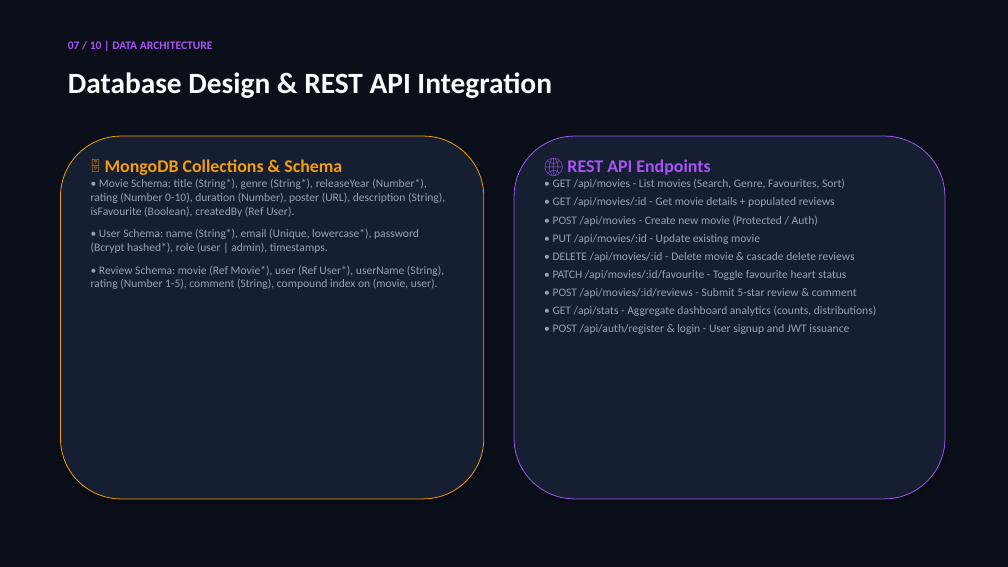
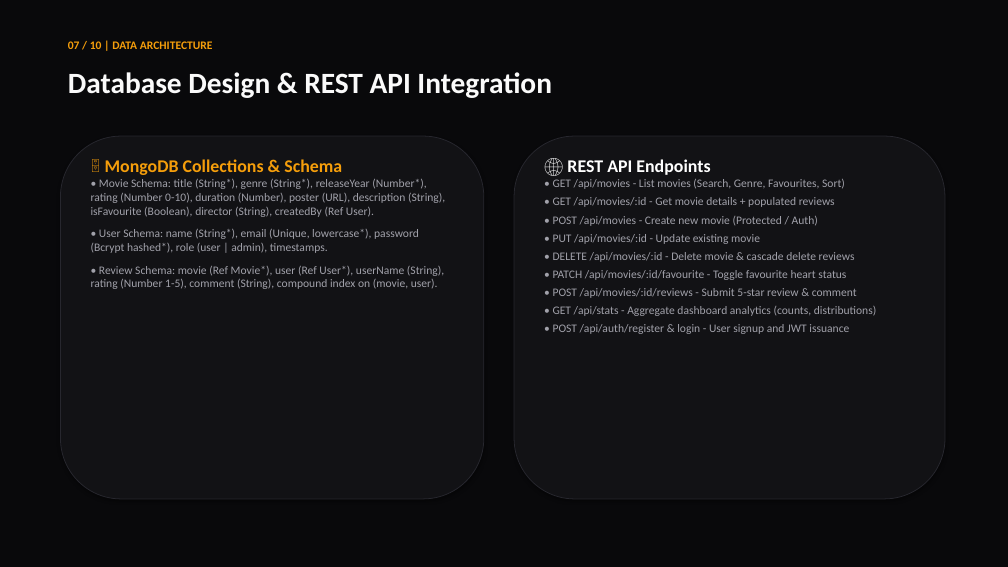
Before and after one commit to Samarth-Varma-M/cineverse-mern-project, a slide deck: slide 7 of presentation/CineVerse_MERN_Project_Presentation.pptx. Drawn at 1008x567 pixels with LibreOffice and Linux fonts; fonts in the diff are those of the drawing. Boxes give left, top, right and bottom in pixels: in the first picture for what was removed or moved away, otherwise in the second. Text is boxed around its words. In the diff, an @@ line names an element or a change of style, - is before the commit and + after.

Commit message:
feat: overhaul UI to sleek matte black, expand catalog to 36+ movies, add debounced search, clean clutter

```diff
--- a/presentation/CineVerse_MERN_Project_Presentation.pptx
+++ b/presentation/CineVerse_MERN_Project_Presentation.pptx
@@ rectangle at <box>0,0,1008,567</box>: fill #0B0F19 to #09090B @@
@@ text "07 / 10 | DATA ..." at <box>68,41,213,49</box>: text colour #A855F7 to #F59E0B @@
@@ rounded rectangle at <box>60,136,484,499</box>: fill #161E31 to #121215; outline #F59E0B 0.75 pt to #27272E 0.75 pt @@
@@ rounded rectangle at <box>514,136,945,499</box>: fill #161E31 to #121215; outline #A855F7 0.75 pt to #27272E 0.75 pt @@
@@ text at <box>91,179,445,217</box>: text changed; text colour #94A3B8 to #A1A1AA @@
-• Movie Schema: title (String*), genre (String*), releaseYear (Number*), rating (Number 0-10), duration (Number), poster (URL), description (String), isFavourite (Boolean), createdBy (Ref User).
+• Movie Schema: title (String*), genre (String*), releaseYear (Number*), rating (Number 0-10), duration (Number), poster (URL), description (String), isFavourite (Boolean), director (String), createdBy (Ref User).
@@ text "🌐 REST API Endpoints" at <box>553,159,876,334</box>: text colour #A855F7 to #FFFFFF in "🌐 REST API Endpoints"; text colour #94A3B8 to #A1A1AA @@
@@ text at <box>91,229,444,289</box>: text colour #94A3B8 to #A1A1AA in "• User Schema: name (String*), email (Unique, ...", "• Review Schema: movie (Ref Movie*), user ..." @@
```
Also in this commit, not shown: 9 other slides changed, 11 other files.
